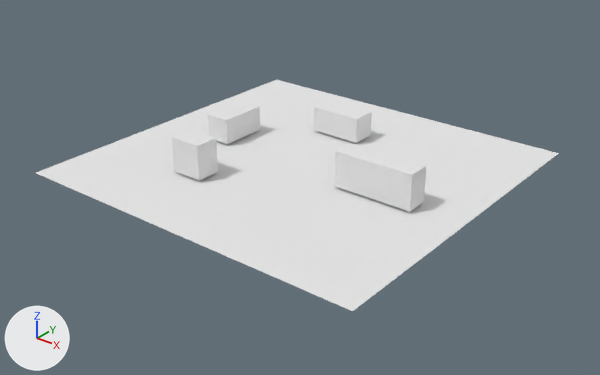
The OBJ model example_scene.obj as it was, and as the next commit left it.
Both versions are drawn from a camera (50 mm lens) standing at (97.5, -124.8, 67.2) and looking at (2.0, -5.4, -6.8). The axes (+X, +Y, +Z) are drawn at lower left. The lights are the same throughout. Where no turn or scale is listed for an object, it has been applied to the vertices.

Names of what the first picture shows: 'example_scene'.
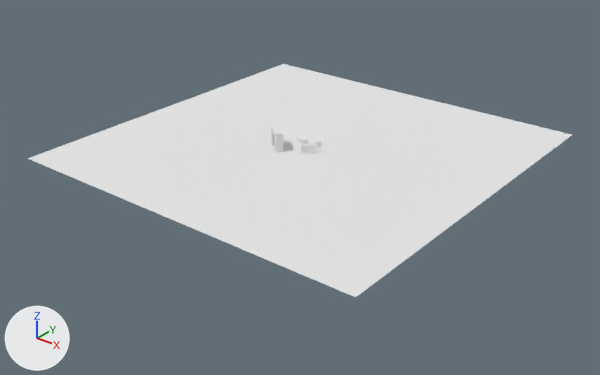
Changed parts and their boxes [x1, y1, x2, y2] in the pictures (600 x 375 px):
```json
{"object": "example_scene", "change": "reshaped", "before": [36, 80, 559, 311], "after": [27, 64, 572, 297]}
{"part": 1, "of": "me_example_scene", "change": "rebuilt", "before": [36, 80, 559, 311], "after": [27, 64, 572, 297]}
{"part": 2, "of": "me_example_scene", "change": "added", "after": [271, 125, 283, 152]}
{"part": 3, "of": "me_example_scene", "change": "deleted", "before": [208, 101, 260, 144]}
{"part": 4, "of": "me_example_scene", "change": "deleted", "before": [314, 101, 372, 143]}
{"part": 5, "of": "me_example_scene", "change": "deleted", "before": [334, 143, 426, 212]}
{"part": 6, "of": "me_example_scene", "change": "deleted", "before": [172, 130, 218, 181]}
{"part": 7, "of": "me_example_scene", "change": "added", "after": [296, 136, 316, 153]}
```

The change, as JSON lines over the scene's bpy script:
```json
{"block": "me_example_scene", "where": "# used by ob_example_scene; location = (0.0, 0.0, 0.0)"}
{"op": "remove", "block": "me_example_scene", "code": "me_example_scene.from_pydata(...)  # 57 vertices, 80 faces; spans x -35.4..40.7, y -41.7..31.5, z -1.2..6.4"}
{"op": "add", "block": "me_example_scene", "code": "me_example_scene.from_pydata(...)  # 138 vertices, 236 faces; spans x -40.0..40.0, y -40.0..40.0, z 0.0..3.9"}
{"block": "me_example_scene", "change": "me_example_scene part 1: the loose piece of 25 vertices spanning x -35.4..40.7, y -41.7..31.5, z -1.2 is rebuilt with 25 vertices and now spans x -40.0..40.0, y -40.0..40.0, z 0.0"}
{"block": "me_example_scene", "change": "me_example_scene part 2: a new loose piece of 89 vertices spanning x -7.1..-2.3, y -6.7..-2.4, z 0.0..3.9, in mat_wire_006135058 (white #e7e7e7)"}
{"block": "me_example_scene", "change": "me_example_scene part 3: the loose piece of 8 vertices spanning x -20.3..-15.1, y -8.5..1.9, z -0.7..4.6 is deleted"}
{"block": "me_example_scene", "change": "me_example_scene part 4: the loose piece of 8 vertices spanning x -5.7..5.6, y 9.0..14.4, z -0.7..4.6 is deleted"}
{"block": "me_example_scene", "change": "me_example_scene part 5: the loose piece of 8 vertices spanning x 14.5..31.1, y -10.8..-6.0, z -0.7..6.4 is deleted"}
{"block": "me_example_scene", "change": "me_example_scene part 6: the loose piece of 8 vertices spanning x -13.8..-7.0, y -24.9..-19.8, z -0.7..6.4 is deleted"}
{"block": "me_example_scene", "change": "me_example_scene part 7"}
{"block": "me_example_scene", "change": "16 vertices are added at x -3.6..3.3, y -3.9..1.1, z 0.0..1.8"}
{"block": "me_example_scene", "change": "12 new faces join them, mat_wire_141007058 (white #e7e7e7)"}
{"block": "me_example_scene", "change": "12 new faces join them, mat_wire_177088027 (white #e7e7e7)"}
```
